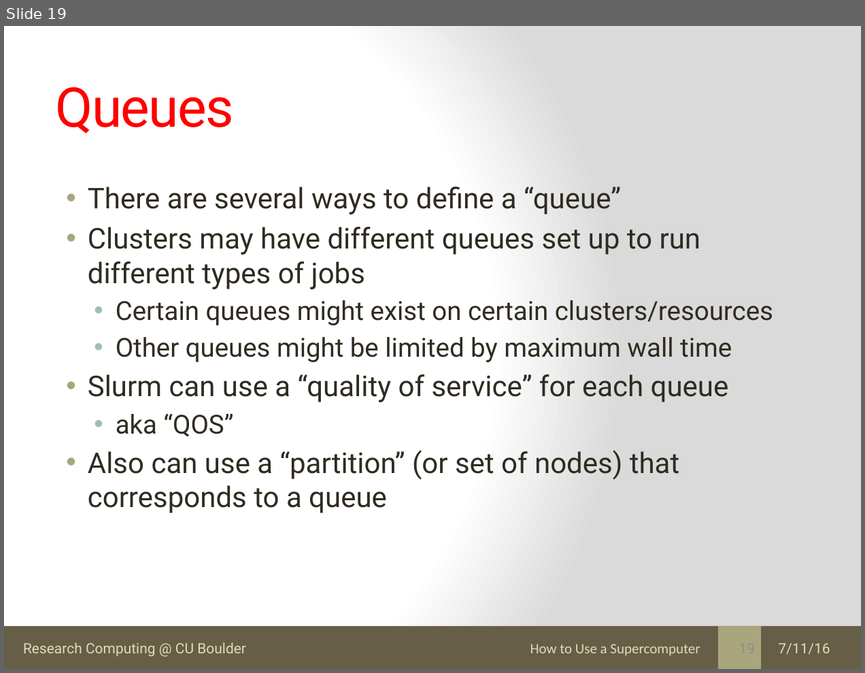
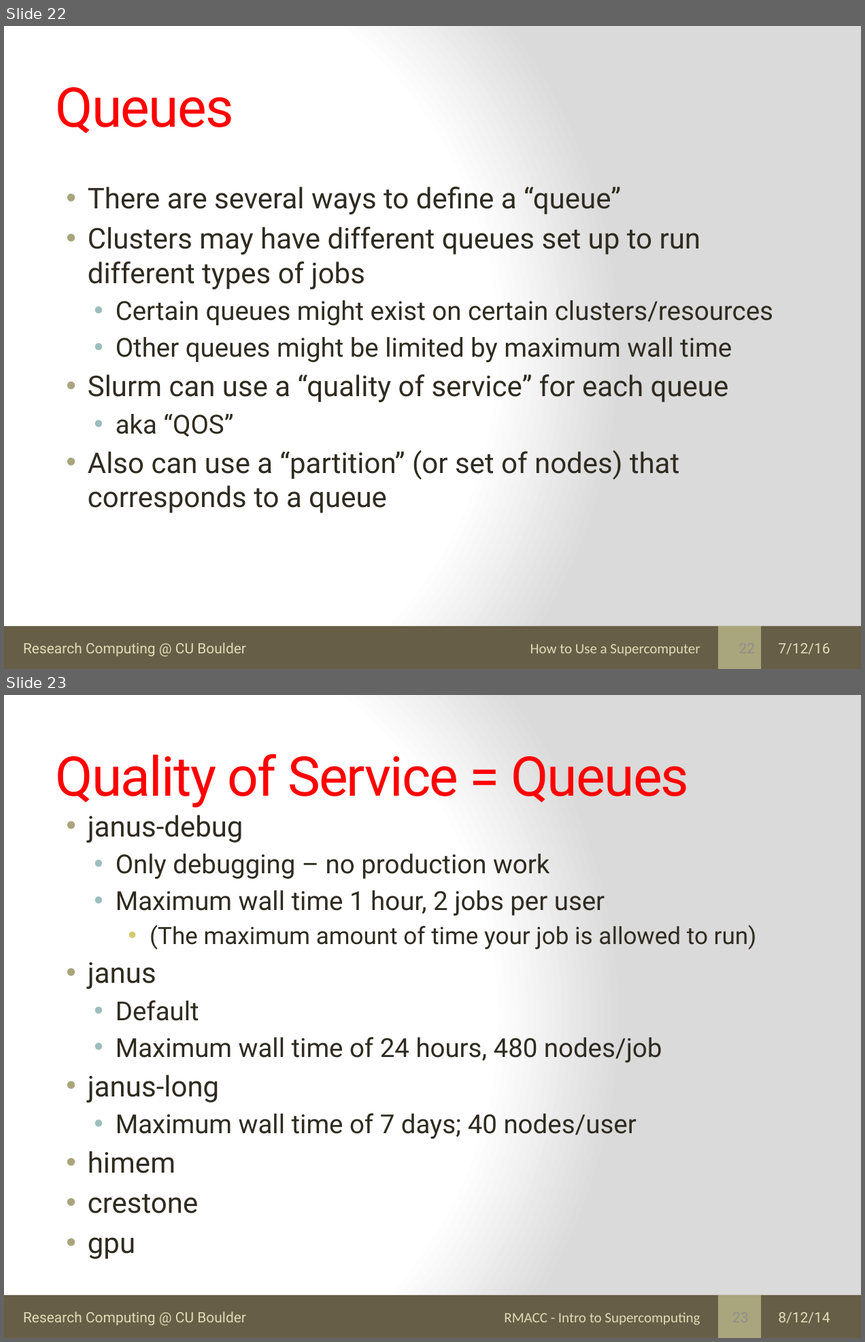
Before and after one commit to kkwinner/Final_Tutorials, a slide deck: Basics_Supercomputing/what_is_supercomputer.pptx. Shown one above the other, each under a label of ours: slide 19 before the commit, slides 22 and 23 after it. The pictures are 865x673 and 865x1342 pixels, drawn with LibreOffice and Linux fonts; fonts in the diff are those of the drawing. Boxes give left, top, right and bottom in pixels: in the first picture for what was removed or moved away, otherwise in the second. Text is boxed around its words. In the diff, an @@ line names an element or a change of style, - is before the commit and + after.

```diff
--- a/Basics_Supercomputing/what_is_supercomputer.pptx
+++ b/Basics_Supercomputing/what_is_supercomputer.pptx
@@ slide 23 added at (x1=4, y1=695, x2=861, y2=1338), background gradient #FFFFFF to #DADADA; not listed: 3 template elements that a slide beside it also shows @@
@@ title added at (x1=56, y1=753, x2=689, y2=808), 46 pt, text #FF0000 @@
+Quality of Service = Queues
@@ text added at (x1=88, y1=815, x2=757, y2=1259), 22 pt, text #2F2B20 @@
+• janus-debug
+  • Only debugging – no production work
+  • Maximum wall time 1 hour, 2 jobs per user
+    • (The maximum amount of time your job is allowed to run)
+• janus
+  • Default
+  • Maximum wall time of 24 hours, 480 nodes/job
+• janus-long
+  • Maximum wall time of 7 days; 40 nodes/user
+• himem
+• crestone
+• gpu
@@ page number added at (x1=718, y1=1302, x2=758, y2=1331) @@
@@ text added at (x1=504, y1=1312, x2=700, y2=1325), 12 pt, text #DFDCB7 @@
+RMACC - Intro to Supercomputing
@@ text added at (x1=778, y1=1312, x2=830, y2=1323), 12 pt, text #DFDCB7 @@
+8/12/14
@@ what was slide 19 is now slide 22 @@
@@ slide 22 changed as well @@
@@ text at (x1=778, y1=643, x2=830, y2=654): text changed @@
-7/11/16
+7/12/16
```
Also in this commit, not shown: 15 other slides changed, 5 other slides added, 4 slides removed, 1 other file.
